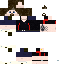
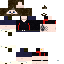
Layer changes from the first 64 x 64 image to the second:
showed "beard" (2nd of 2, in "head" › "beard") over [4, 14, 47, 16]
hid "goatee" over [14, 14, 42, 16]
